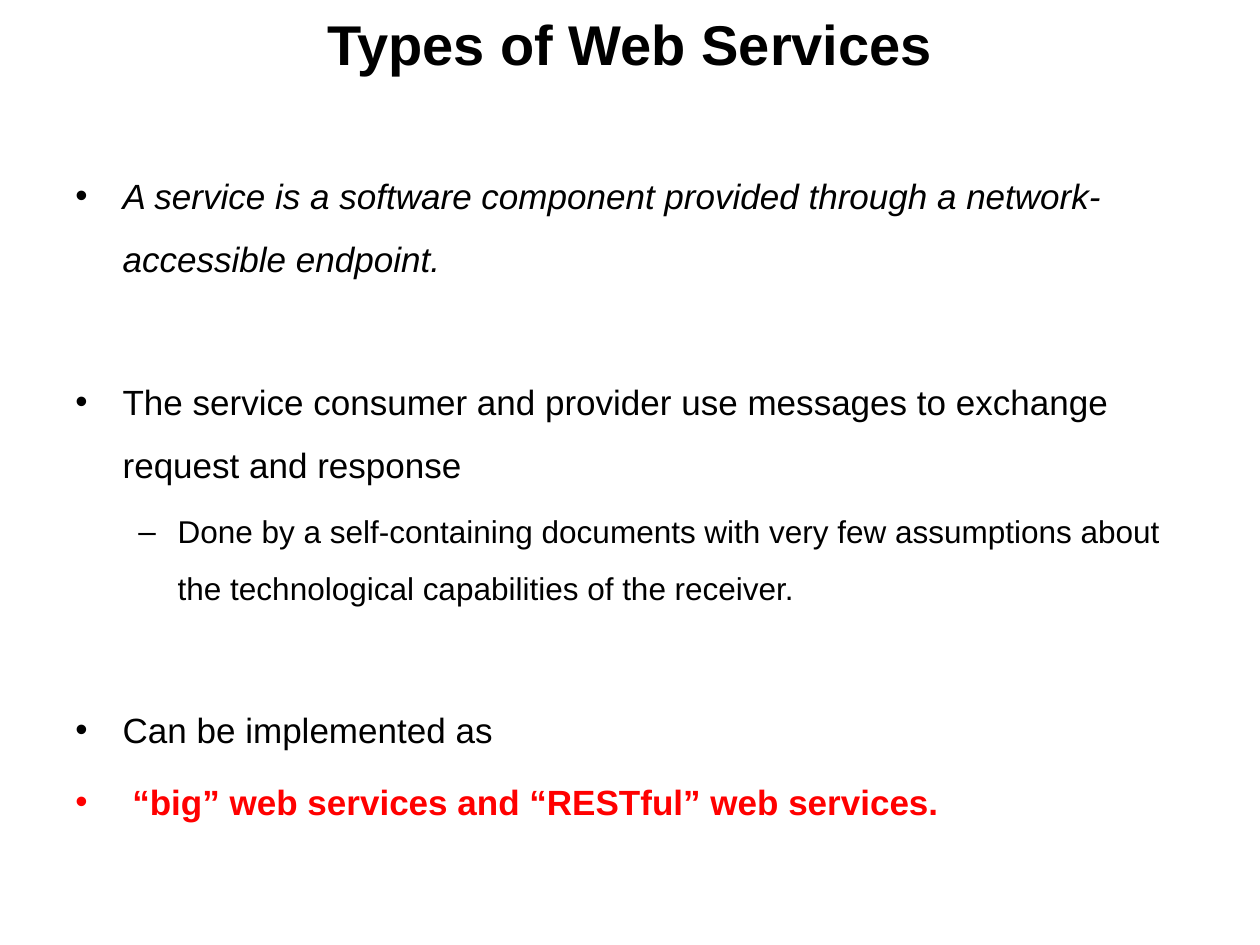
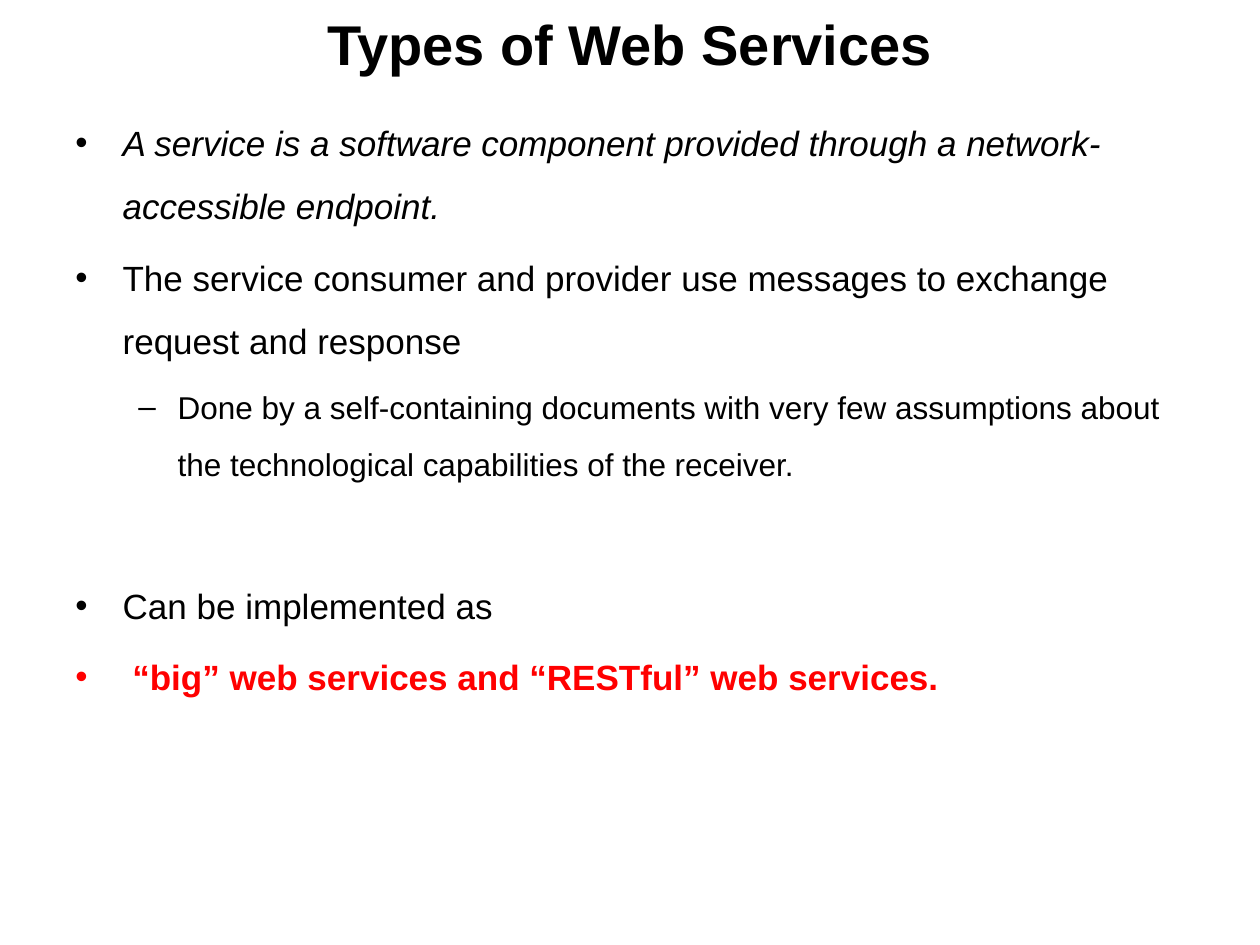
Before and after one commit to vatsanTraining/freshers_dec_2021, a slide deck: slide 3 of JAX_RS.ppt. Drawn at 1260x945 pixels with LibreOffice and Linux fonts; fonts in the diff are those of the drawing; background and template pictures are left out. Boxes give left, top, right and bottom in pixels: in the first picture for what was removed or moved away, otherwise in the second. Text is boxed around its words. In the diff, an @@ line names an element or a change of style, - is before the commit and + after.

```diff
--- a/JAX_RS.ppt
+++ b/JAX_RS.ppt
@@ text "A service is a software ..." rewrapped from [123,183,1160,821] to [123,130,1160,697] @@
```
Also in this commit, not shown: 4 other slides changed, 15 slides added, 2 slides removed.
